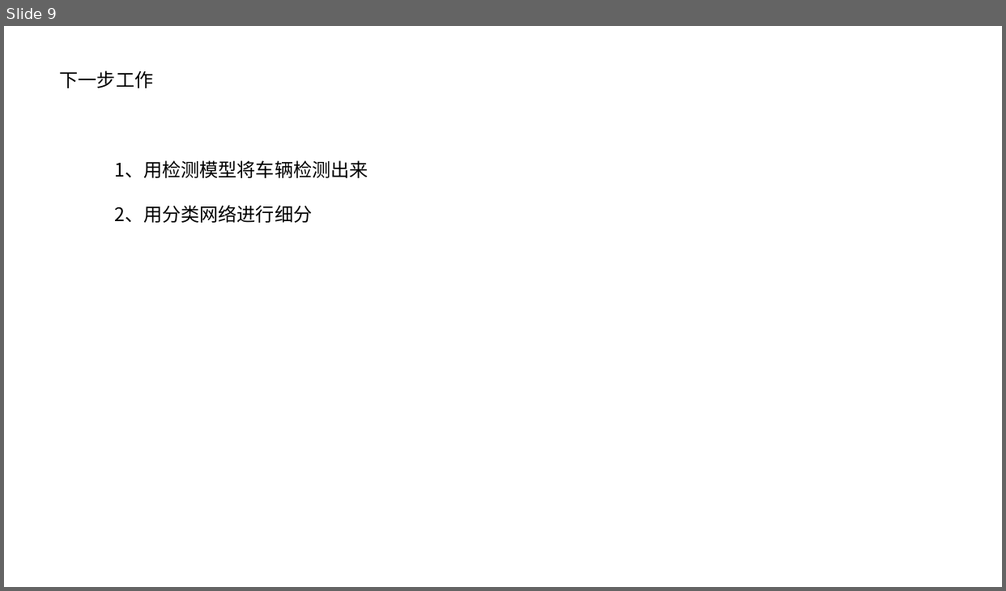
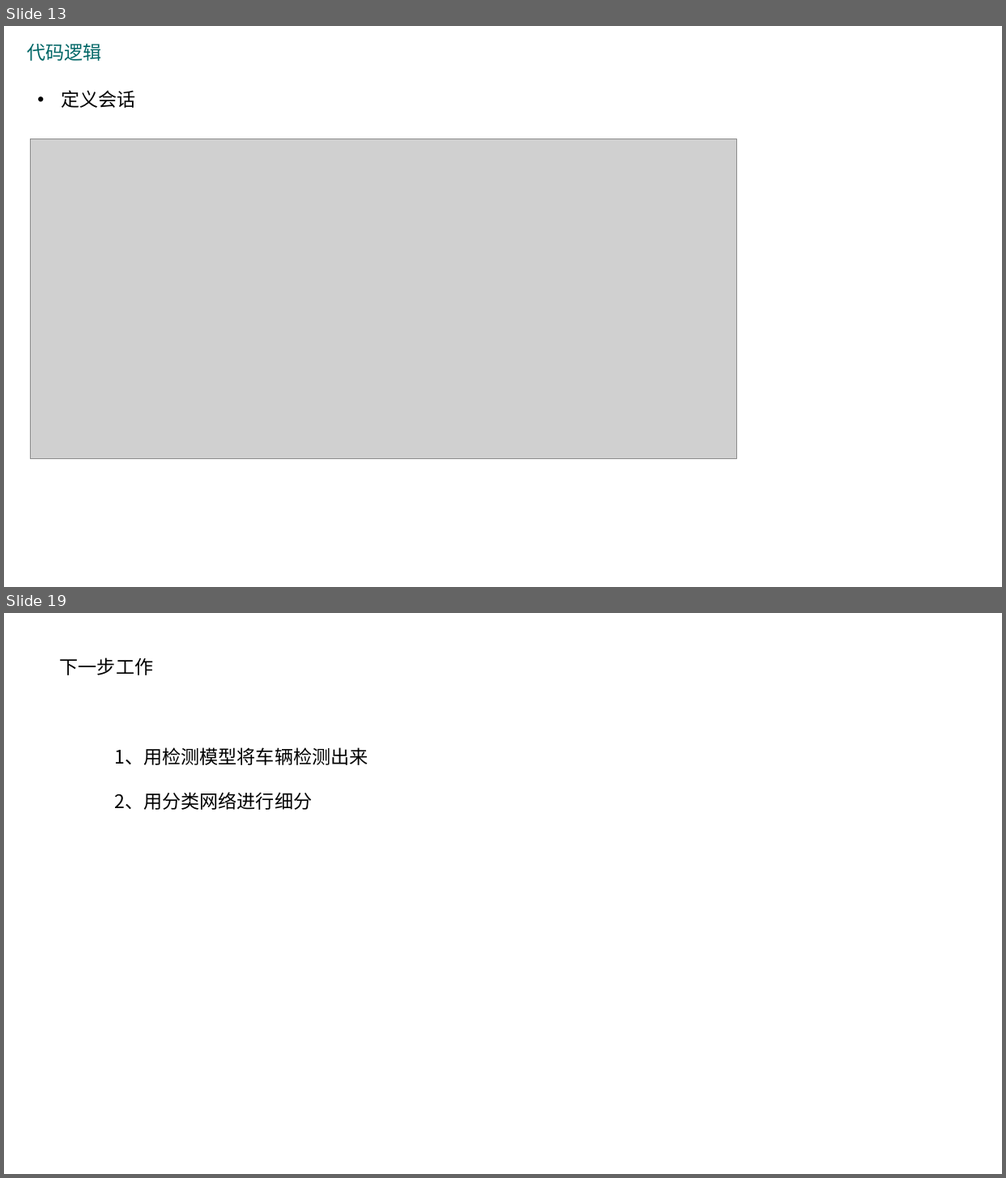
Before and after one commit to 1274085042/VehicleDetection, a slide deck: example/车辆检测.pptx. Shown one above the other, each under a label of ours: slide 9 before the commit, slides 13 and 19 after it; the slides between them are not shown. The pictures are 1006x591 and 1006x1178 pixels, drawn with LibreOffice and Linux fonts; fonts in the diff are those of the drawing; grey boxes stand for pictures. Boxes give left, top, right and bottom in pixels: in the first picture for what was removed or moved away, otherwise in the second. Text is boxed around its words. In the diff, an @@ line names an element or a change of style, - is before the commit and + after.

```diff
--- a/example/车辆检测.pptx
+++ b/example/车辆检测.pptx
@@ slide 13 added at [4, 26, 1002, 587], background #FFFFFF @@
@@ text added at [27, 43, 101, 61], 18 pt, text #006666 @@
+代码逻辑
@@ text added at [61, 90, 135, 108], 18 pt, text #000000 @@
+• 定义会话
@@ picture added at [30, 139, 737, 459] @@
@@ what was slide 9 is now slide 19 @@
```
Also in this commit, not shown: 3 slides changed, 13 other slides added, 4 slides removed, 36 other files.
